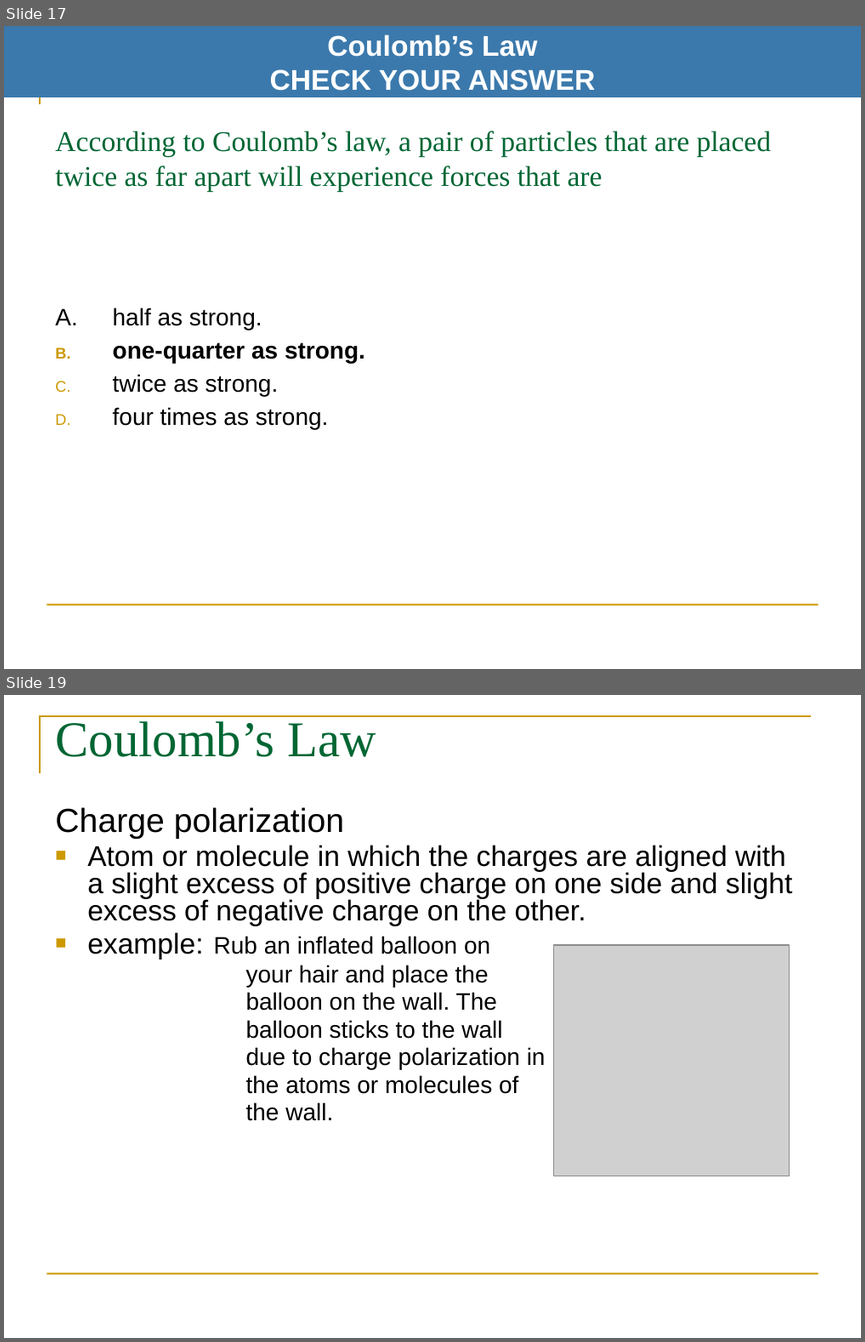
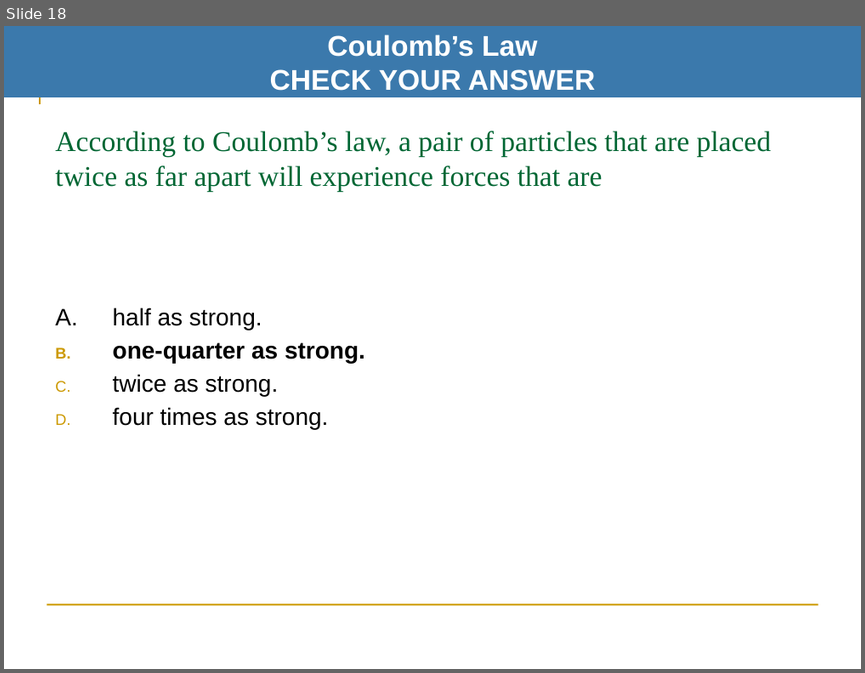
Before and after one commit to pcomitz/physics, a slide deck: mod4_wk6/phy_wk6_mod4_part1.pptx. Shown one above the other, each under a label of ours: slides 17 and 19 before the commit, slide 18 after it; the slides between them are not shown. The pictures are 865x1342 and 865x673 pixels, drawn with LibreOffice and Linux fonts; fonts in the diff are those of the drawing; grey boxes stand for pictures. Boxes give left, top, right and bottom in pixels: in the first picture for what was removed or moved away, otherwise in the second. Text is boxed around its words. In the diff, an @@ line names an element or a change of style, - is before the commit and + after.

```diff
--- a/mod4_wk6/phy_wk6_mod4_part1.pptx
+++ b/mod4_wk6/phy_wk6_mod4_part1.pptx
@@ slide 19 removed at [4,695,861,1338], background #FFFFFF; not listed: 2 template elements that a slide beside it also shows @@
@@ title removed at [55,721,375,757] @@
-Coulomb’s Law
@@ text removed at [55,807,792,1121] @@
-Charge polarization
-■ Atom or molecule in which the charges are aligned with a slight excess of positive charge on one side and slight excess of negative charge on the other.
-■ example: Rub an inflated balloon on
-your hair and place the
-balloon on the wall. The
-balloon sticks to the wall
-due to charge polarization in
-the atoms or molecules of
-the wall.
@@ picture removed at [554,945,789,1176] @@
@@ what was slide 17 is now slide 18 @@
```
Also in this commit, not shown: 11 slides changed, 6 slides added, 2 other slides removed.
